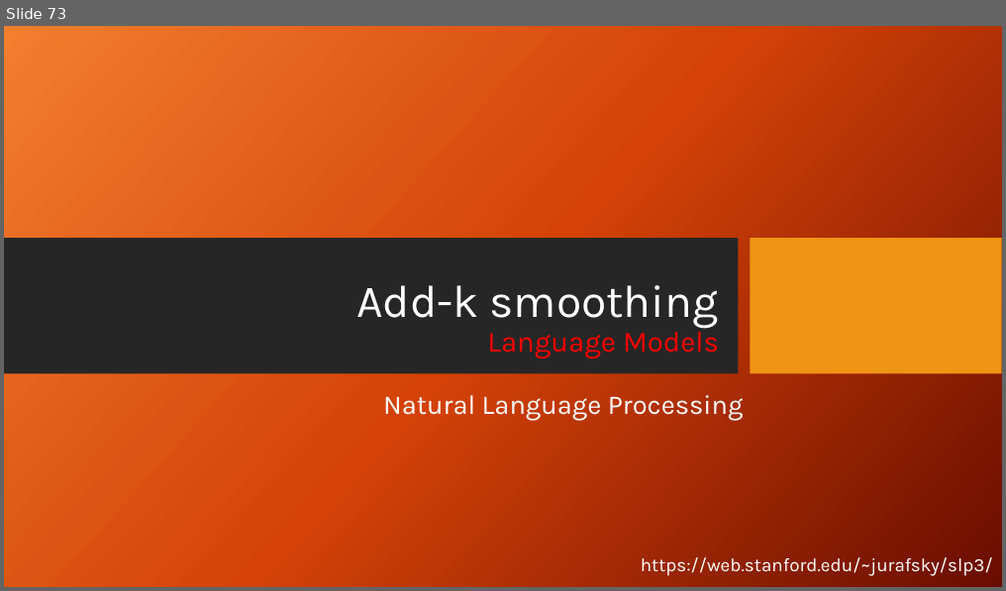
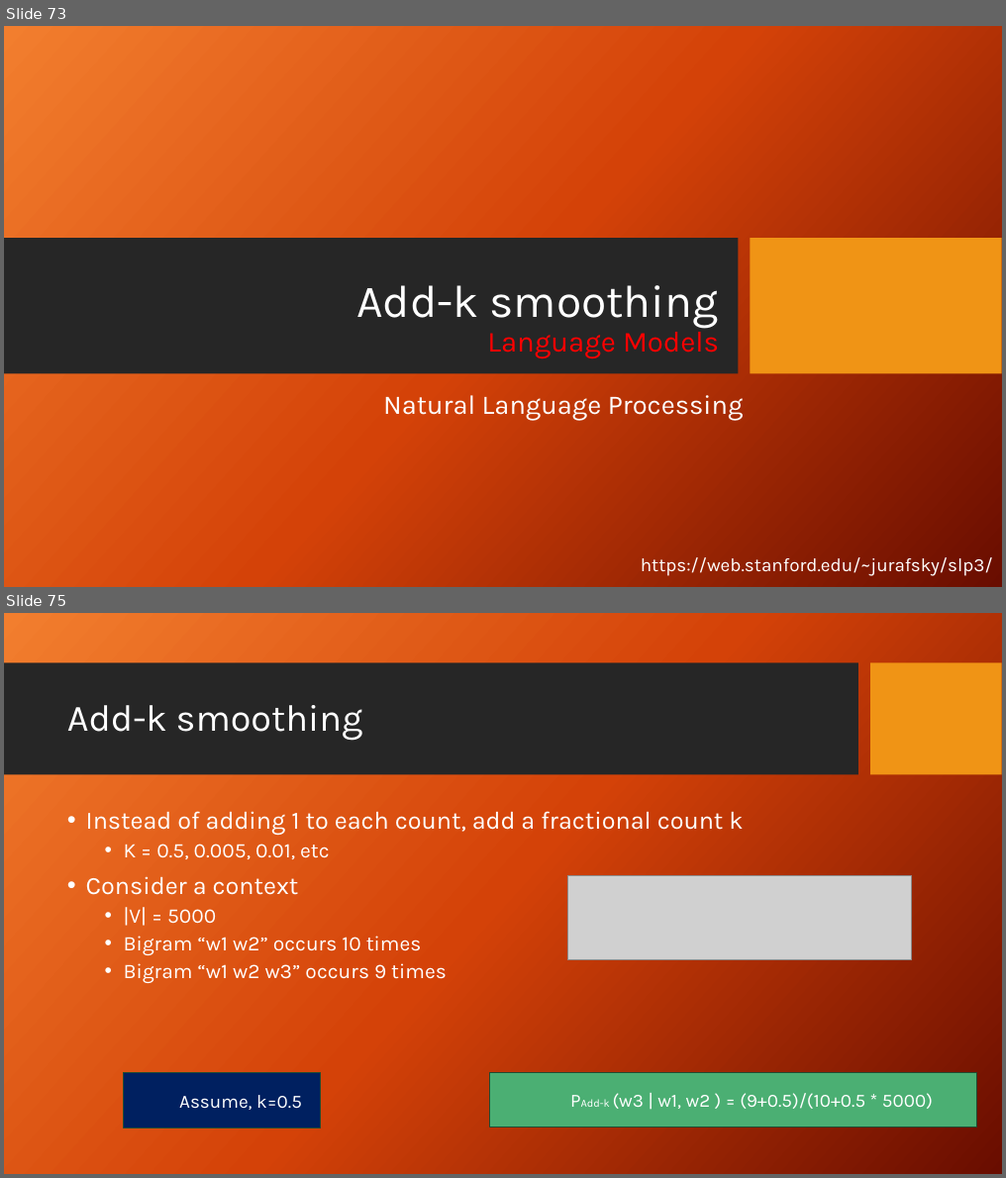
Before and after one commit to FaisalAhmedBijoy/Natural-Language-Processing-with-Python, a slide deck: docs/NLP_bangla_tutorial.pptx. Shown one above the other, each under a label of ours: slide 73 before the commit, slides 73 and 75 after it; the slides between them are not shown. The pictures are 1006x591 and 1006x1178 pixels, drawn with LibreOffice and Linux fonts; fonts in the diff are those of the drawing; grey boxes stand for pictures; background and template pictures are left out. Boxes give left, top, right and bottom in pixels: in the first picture for what was removed or moved away, otherwise in the second. Text is boxed around its words. In the diff, an @@ line names an element or a change of style, - is before the commit and + after.

```diff
--- a/docs/NLP_bangla_tutorial.pptx
+++ b/docs/NLP_bangla_tutorial.pptx
@@ slide 75 added at (4,613,1002,1174), background picture (left out) @@
@@ rectangle added at (4,663,858,775), fill #262626 @@
@@ rectangle added at (871,663,1002,775), fill #F09415 @@
@@ title added at (67,705,363,740), 36 pt, text #FFFFFF @@
+Add-k smoothing
@@ text added at (86,811,743,983), 20 pt, text #FFFFFF @@
+• Instead of adding 1 to each count, add a fractional count k
+  • K = 0.5, 0.005, 0.01, etc
+• Consider a context
+  • |V| = 5000
+  • Bigram “w1 w2” occurs 10 times
+  • Bigram “w1 w2 w3” occurs 9 times
@@ picture added at (567,875,912,959) @@
@@ rectangle added at (124,1073,321,1128), fill #002060, outline #214D32 1 pt, 18 pt, text #FFFFFF @@
+  Assume, k=0.5
@@ rectangle added at (490,1072,976,1128), fill #4BAF73, outline #214D32 1 pt, 18 pt, text #FFFFFF @@
+  PAdd-k (w3 | w1, w2 ) = (9+0.5)/(10+0.5 * 5000)
```
Also in this commit, not shown: 11 other slides added, 1 slide removed.
